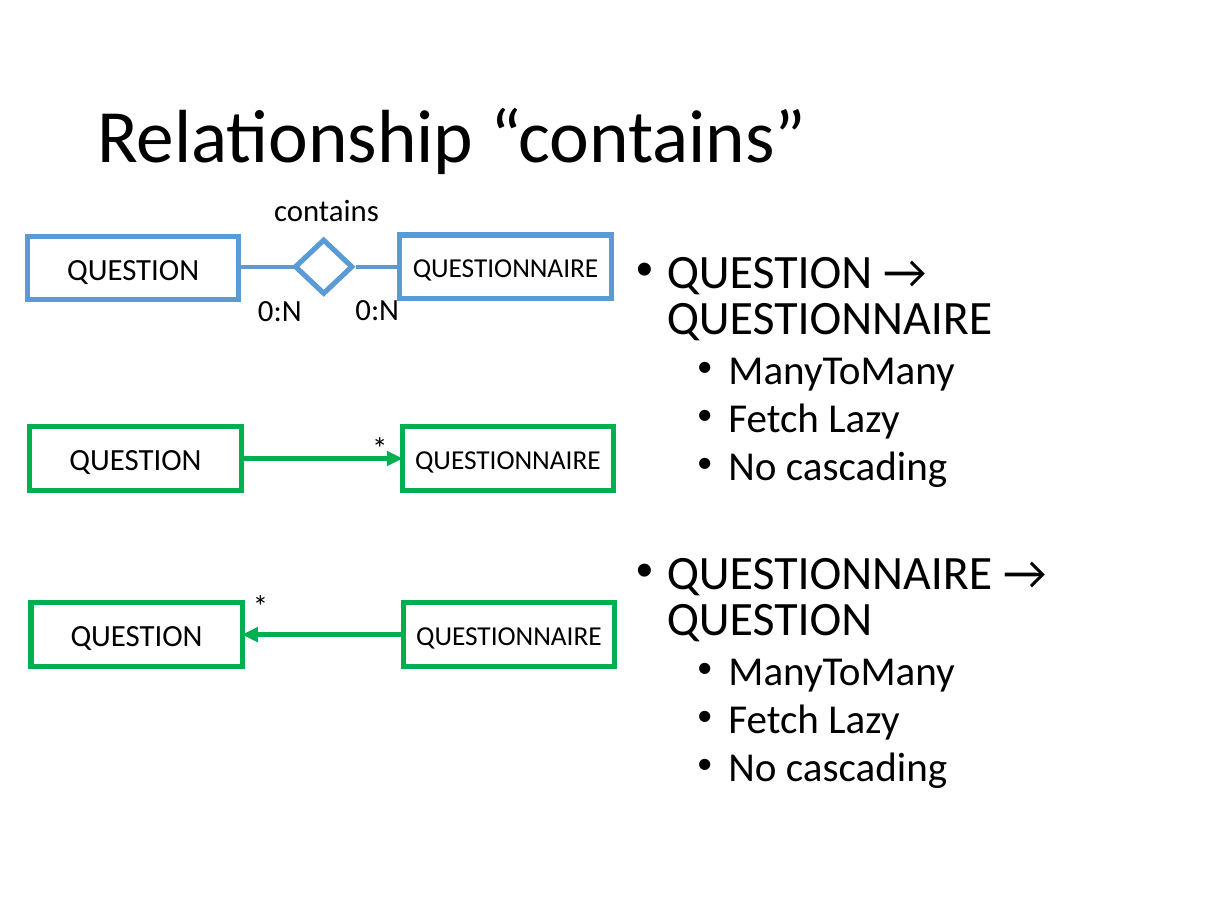
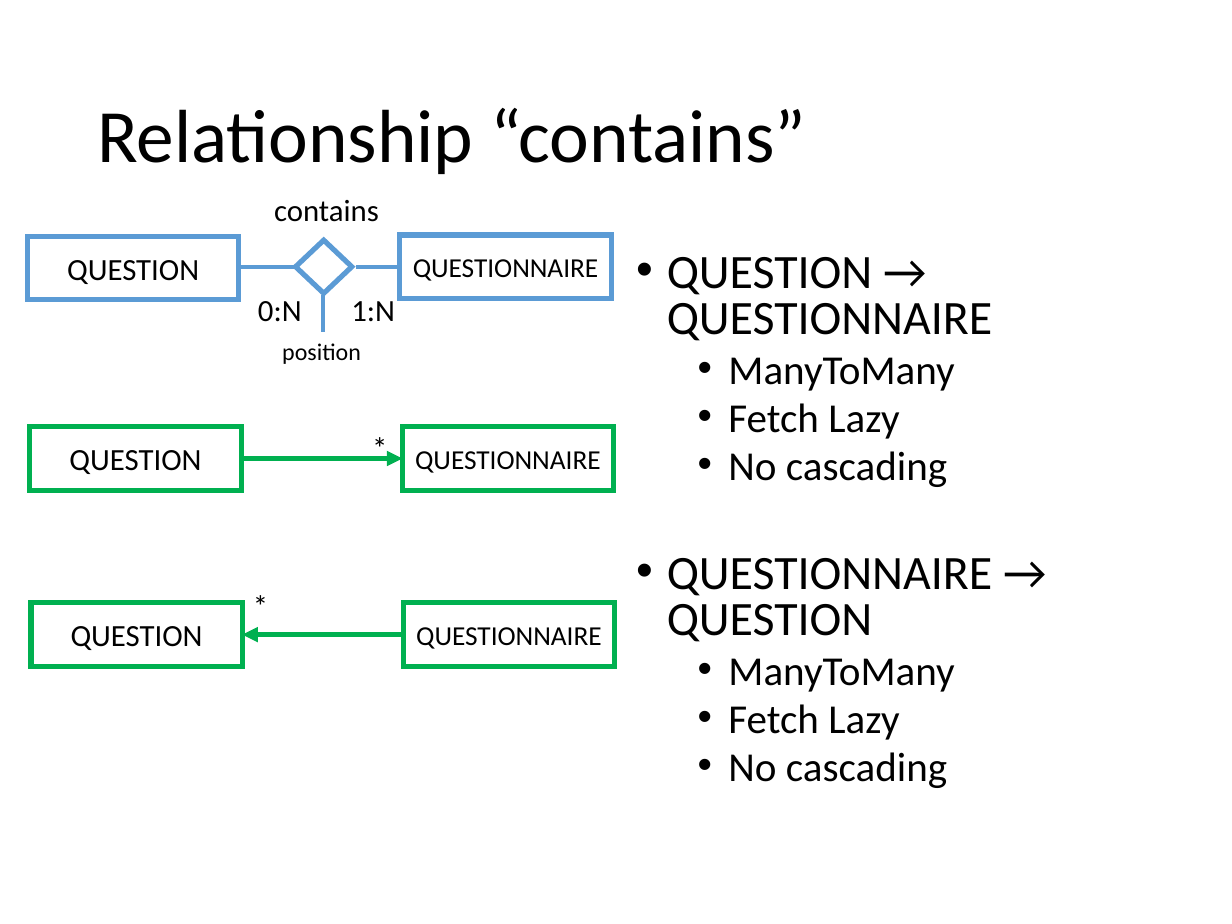
Before and after one commit to Paso198/Gamified-Marketing-Application, a slide deck: slide 6 of Design.pptx. Drawn at 1232x924 pixels with LibreOffice and Linux fonts; fonts in the diff are those of the drawing. Boxes give left, top, right and bottom in pixels: in the first picture for what was removed or moved away, otherwise in the second. Text is boxed around its words. In the diff, an @@ line names an element or a change of style, - is before the commit and + after.

```diff
--- a/Design.pptx
+++ b/Design.pptx
@@ line added from (323, 331) to (323, 296), #5B9BD5 2.25 pt @@
@@ text at (x1=351, y1=301, x2=395, y2=321): text changed @@
-0:N
+1:N
@@ text added at (x1=282, y1=343, x2=361, y2=364), 14 pt, text #000000 @@
+position
```
Also in this commit, not shown: 4 other slides changed, 1 slide removed.
